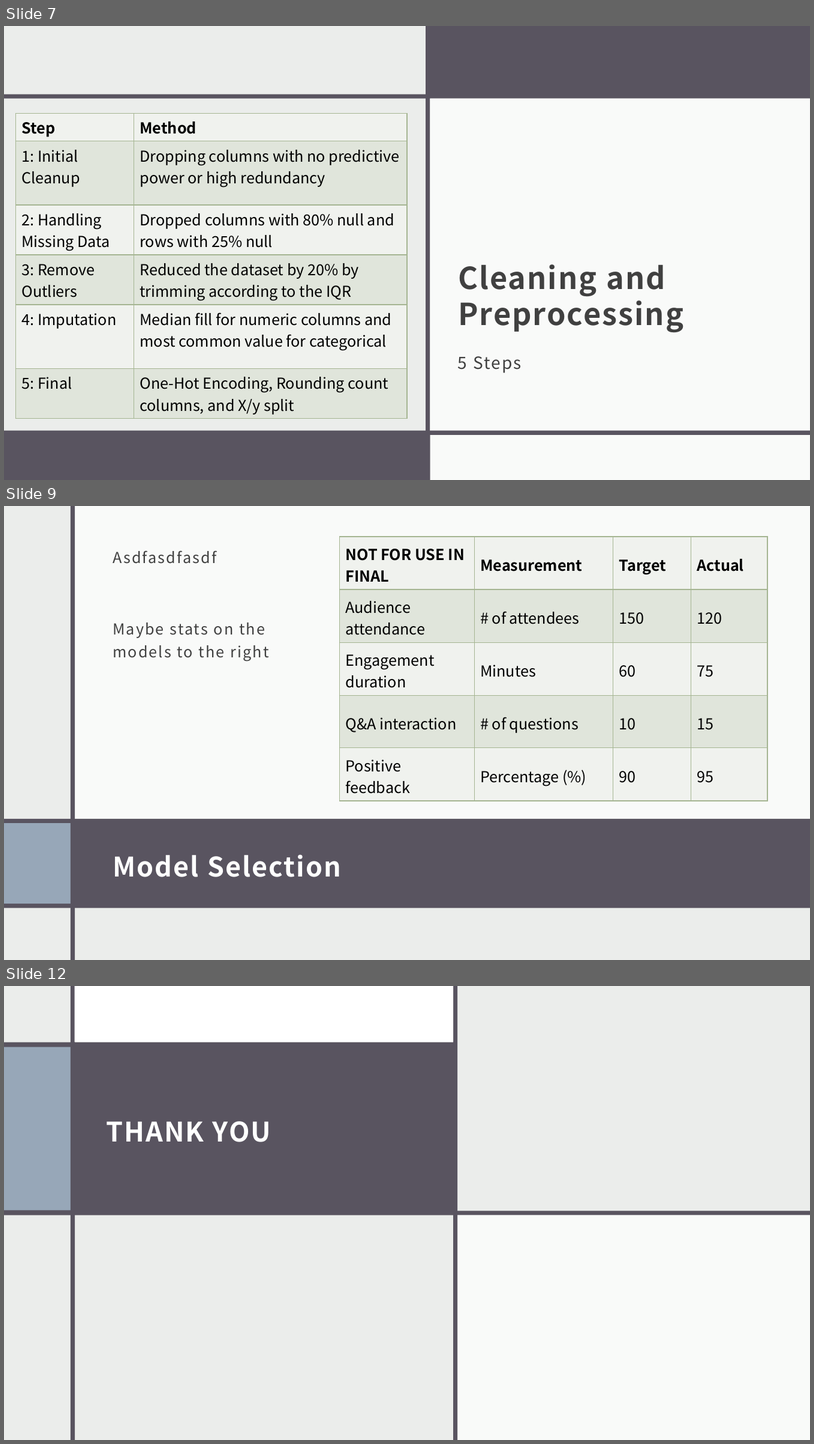
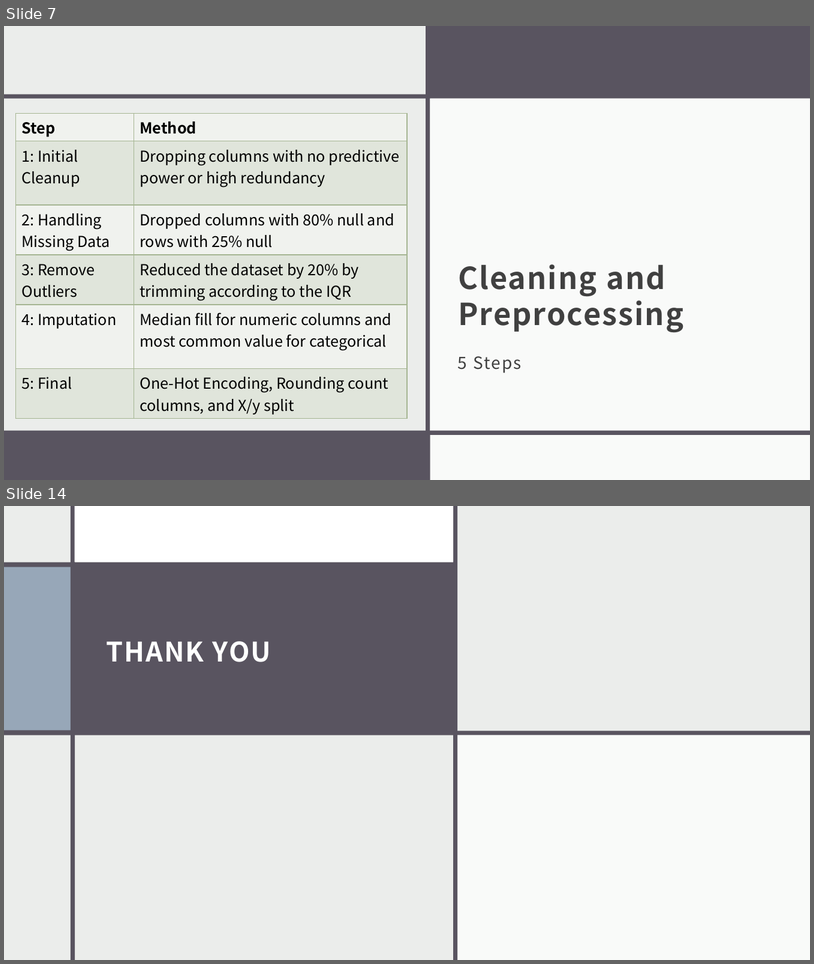
Before and after one commit to shmorhunmsds/ml_final_project, a slide deck: presentation.pptx. Shown one above the other, each under a label of ours: slides 7, 9 and 12 before the commit, slides 7 and 14 after it; the slides between them are not shown. The pictures are 814x1444 and 814x964 pixels, drawn with LibreOffice and Linux fonts; fonts in the diff are those of the drawing. Boxes give left, top, right and bottom in pixels: in the first picture for what was removed or moved away, otherwise in the second. Text is boxed around its words. In the diff, an @@ line names an element or a change of style, - is before the commit and + after.

```diff
--- a/presentation.pptx
+++ b/presentation.pptx
@@ slide 9 removed at [4, 506, 810, 960], background #EBEDEB; not listed: 1 template element that a slide beside it also shows @@
@@ rectangle removed at [73, 506, 810, 819] @@
@@ table removed at [340, 537, 768, 796], 5 rows, 4 columns @@
-NOT FOR USE IN FINAL | Measurement | Target | Actual
-Audience attendance | # of attendees | 150 | 120
-Engagement duration | Minutes | 60 | 75
-Q&A interaction | # of questions | 10 | 15
-Positive feedback | Percentage (%) | 90 | 95
@@ text removed at [113, 622, 269, 661] @@
-Asdfasdfasdf
-Maybe stats on the models to the right
@@ rectangle removed at [4, 819, 810, 907] @@
@@ rectangle removed at [4, 823, 71, 903] @@
@@ title removed at [113, 854, 341, 877] @@
-Model Selection
@@ what was slide 12 is now slide 14 @@
```
Also in this commit, not shown: 1 slide changed, 5 slides added, 2 other slides removed.
